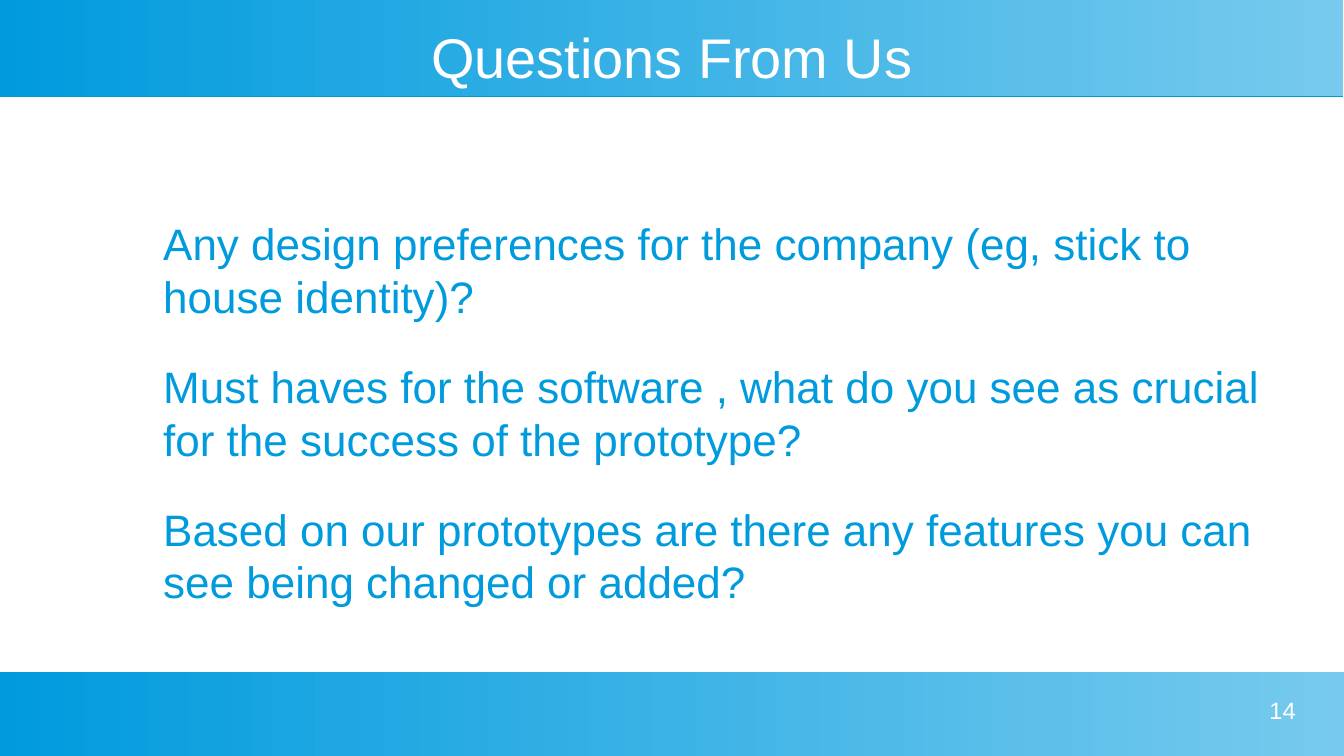
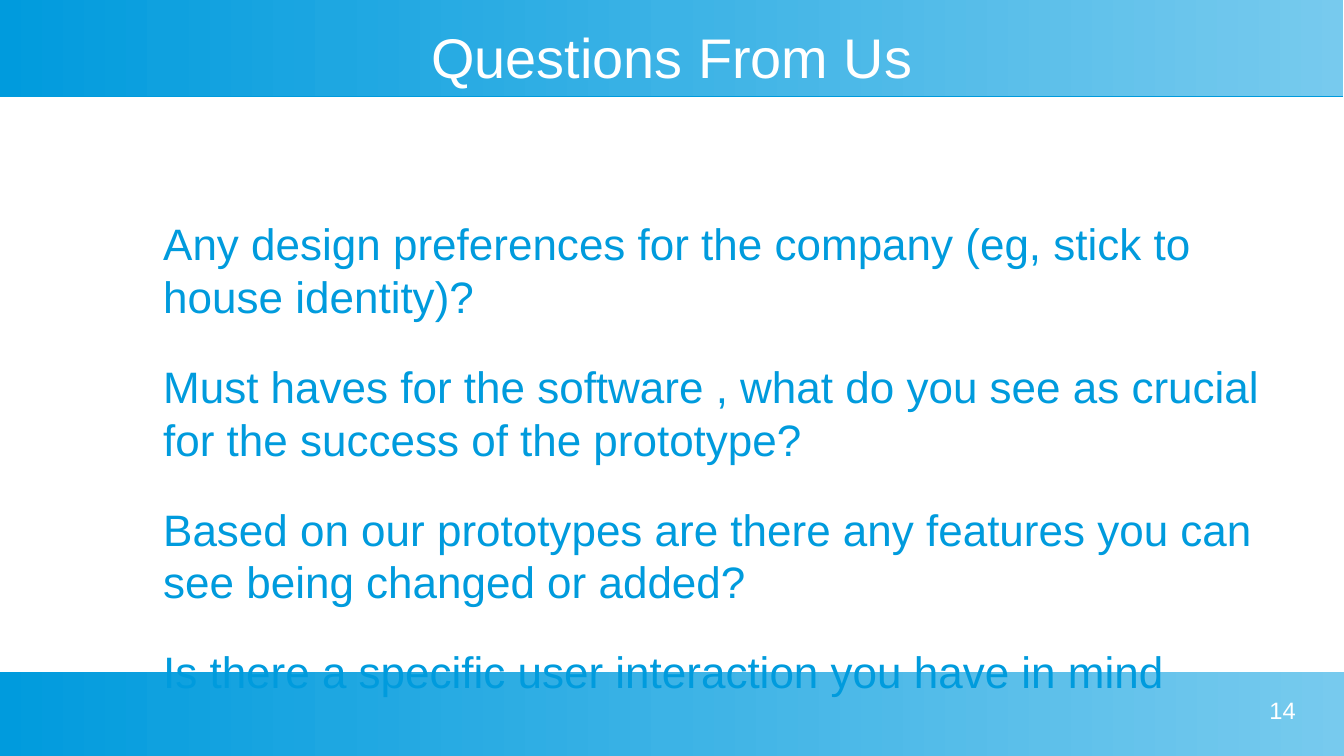
Before and after one commit to CamH04/Enterprise-Project-Group-9, a slide deck: slide 14 of docs/First Client Presentation 1.odp. Drawn at 1344x756 pixels with LibreOffice and Linux fonts; fonts in the diff are those of the drawing. Boxes give left, top, right and bottom in pixels: in the first picture for what was removed or moved away, otherwise in the second. Text is boxed around its words. In the diff, an @@ line names an element or a change of style, - is before the commit and + after.

Commit message:
powerpoint added

```diff
--- a/docs/First Client Presentation 1.odp
+++ b/docs/First Client Presentation 1.odp
@@ text at (x1=163, y1=653, x2=1163, y2=697): paragraph added @@
+  Is there a specific user interaction you have in mind
```
